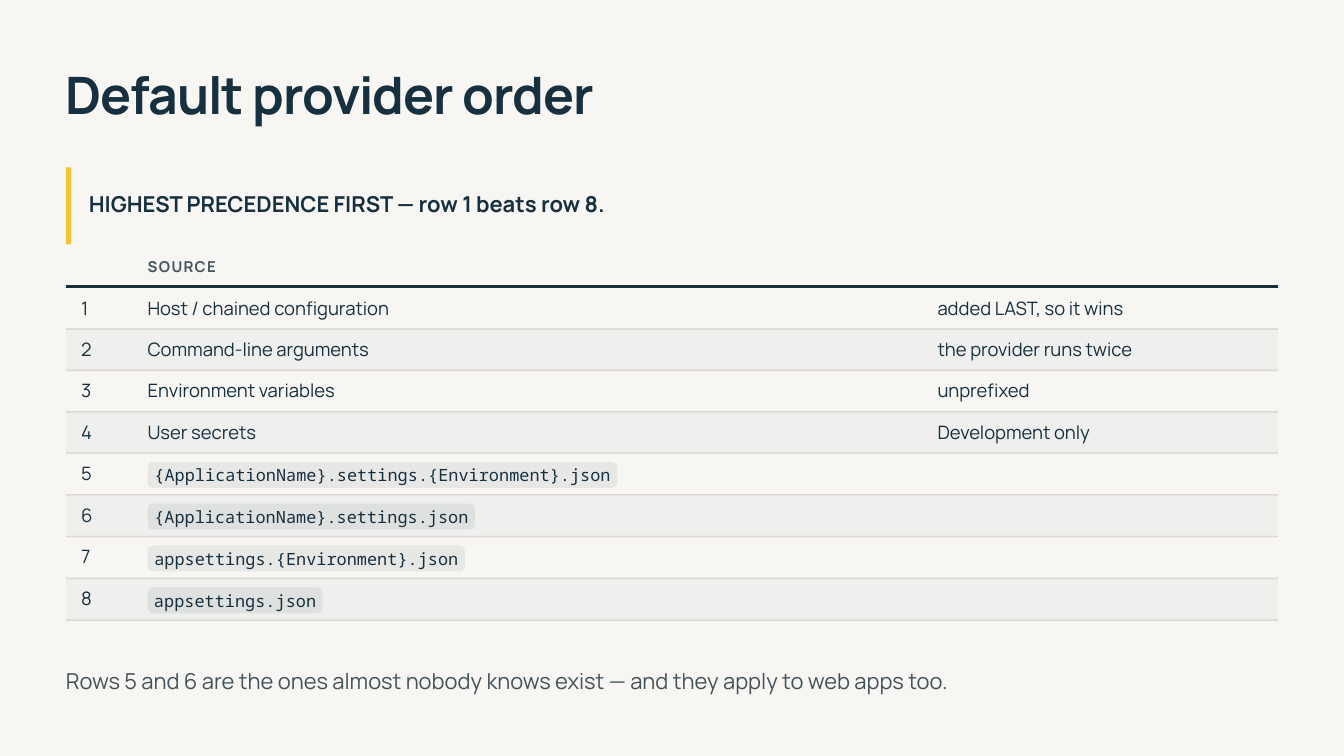
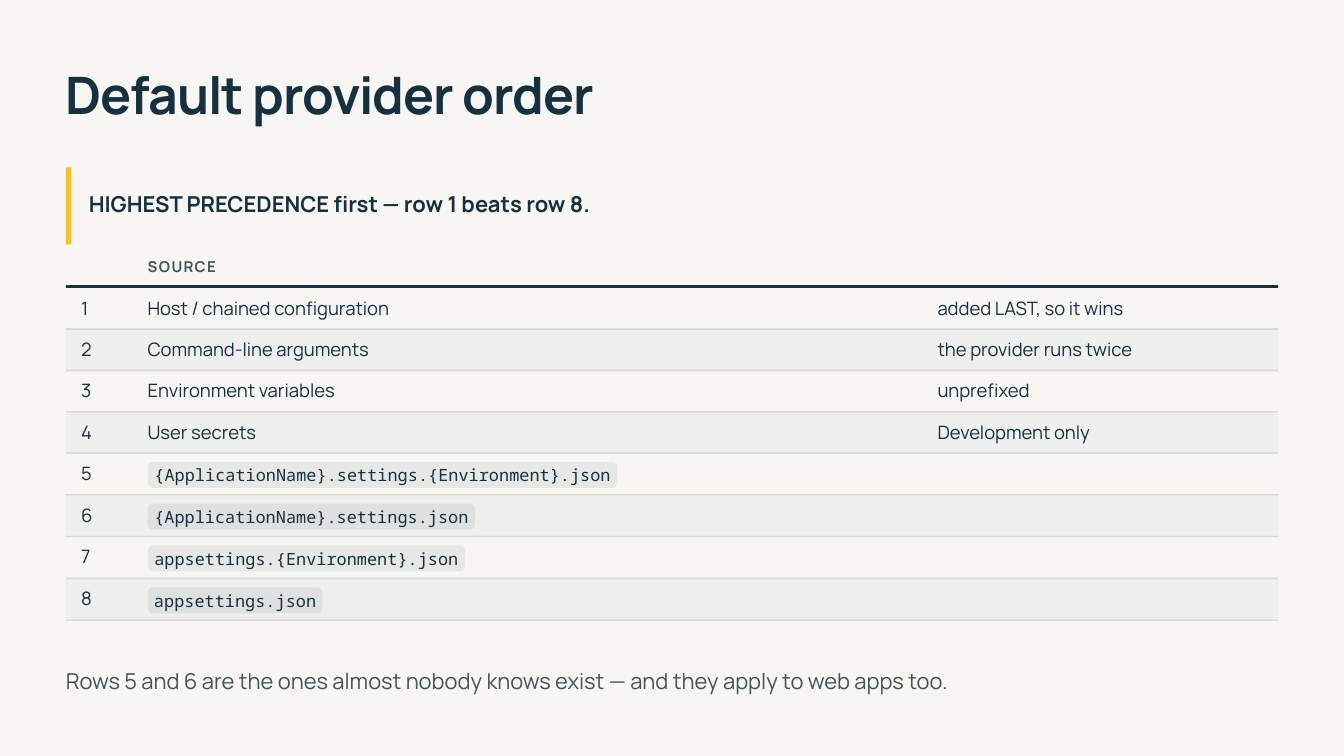
Before and after one commit to 1kevgriff/modern-dotnet-configuration, a slide deck: slide 22 of slides/modern-dotnet-configuration.pptx. Drawn at 1344x756 pixels with LibreOffice and Linux fonts; fonts in the diff are those of the drawing. Boxes give left, top, right and bottom in pixels: in the first picture for what was removed or moved away, otherwise in the second. Text is boxed around its words. In the diff, an @@ line names an element or a change of style, - is before the commit and + after.

```diff
--- a/slides/modern-dotnet-configuration.pptx
+++ b/slides/modern-dotnet-configuration.pptx
@@ text at [89,196,590,213]: text changed @@
-HIGHEST PRECEDENCE FIRST — row 1 beats row 8.
+HIGHEST PRECEDENCE first — row 1 beats row 8.
```
Also in this commit, not shown: 9 other slides changed, 3 slides added, 3 slides removed, 5 other files.
